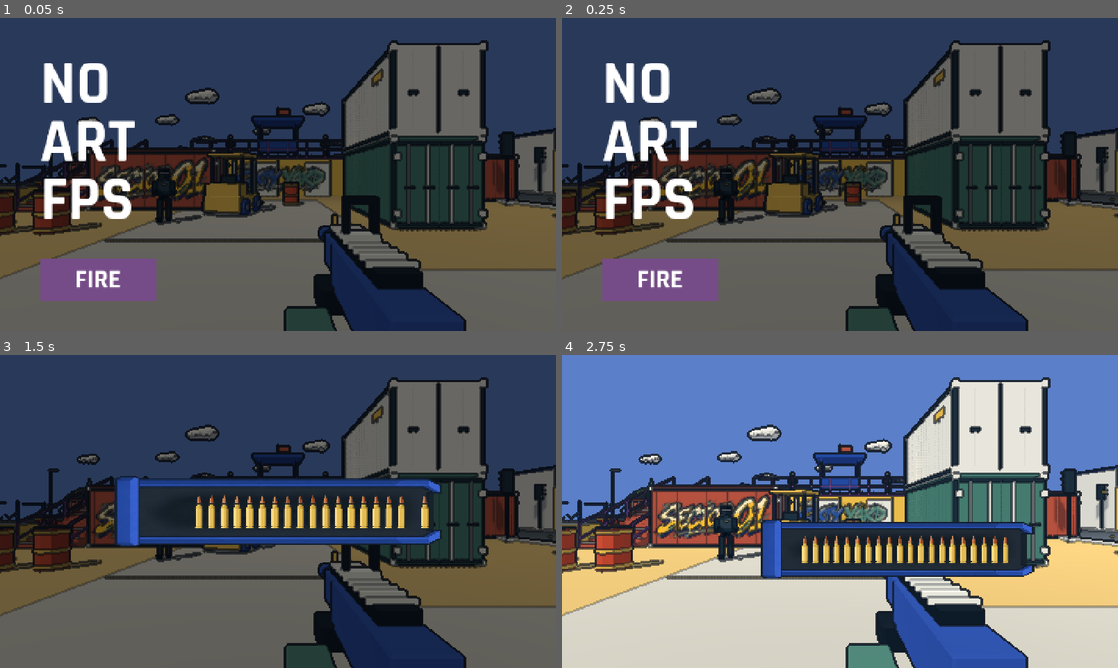
Above: before the commit, frames 1-4 (two rows, left to right).
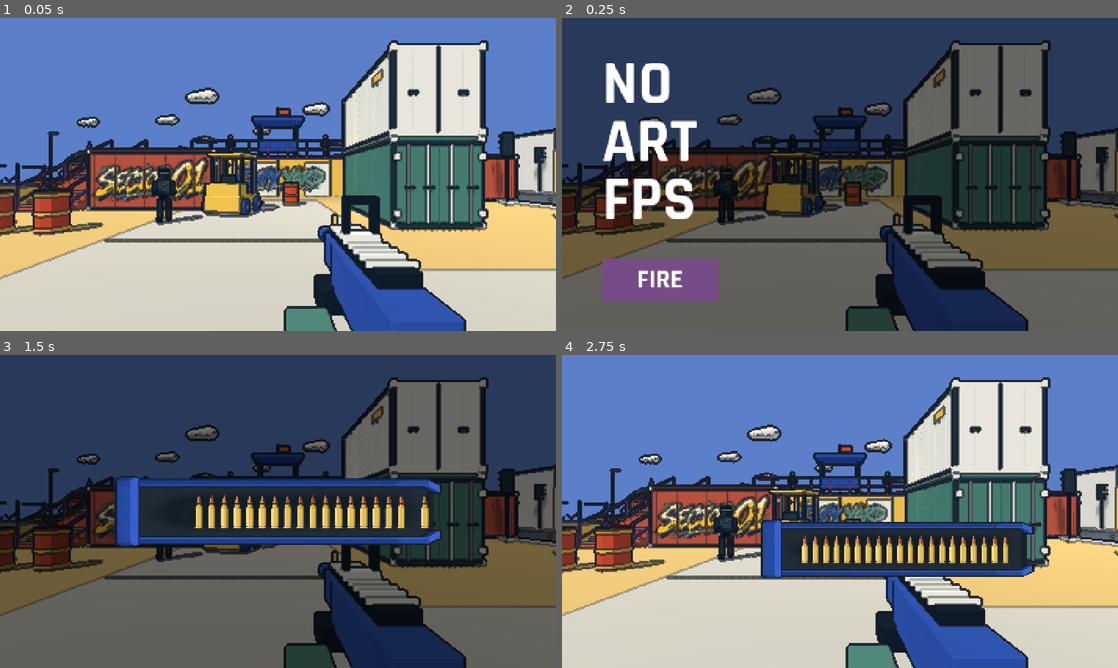
Above: after the commit, the same moments.

Repository: YicongCao/No-Art-FPS
Game: Godot game, scene res://scenes/main.tscn
Same seed, same stepped clock (60 frames per second), same inputs: the game is played once before the commit and once after it. Sound files missing from this copy of the repository are replaced by a short silence.
Inputs (mouse positions are in pixels of both pictures, inside the frame that each line leads up to):
- Up to frame 1 (0.05 s): no input
- Up to frame 2 (0.25 s): no input
- Up to frame 3 (1.5 s): click "FIRE" at 0.5 s; tap Enter (restart) at 1.25 s; move the mouse to (400, 495) at 1.27 s; press the mouse at (400, 495) at 1.28 s; hold D (right) from 1.28 s (still down)
- Up to frame 4 (2.75 s): tap Space (jump) at 1.52, 2.27 s; move the mouse to (728, 527) at 2.02 s; release D (right) at 2.03 s; release the mouse at (728, 527) at 2.03 s; hold S (back) from 2.03 s (still down); click (728, 527) at 2.1 s

The runs differ from the first frame. In frame 1, 95% of the frame differs, in the area x 0-100%, y 0-100%; in frame 2, 0.2%; in frame 3, 0.1%; in frame 4, 0.3%.

Commit message:
Batch destruction effects and reduce shadow rendering passes

Diff:
--- a/scripts/combat_fx.gd
+++ b/scripts/combat_fx.gd
@@ -1,64 +1,109 @@
 extends Node3D
 
+enum Shape { CHUNK, FLAME, BLOOM }
+
+static var meshes: Dictionary = {}
+static var paints: Dictionary = {}
+
 var game: Node
-var pieces: Array[Dictionary] = []
+var pieces: Dictionary = {}
+var batches: Dictionary = {}
 var age = 0.0
 var duration = 1.6
 var rng = RandomNumberGenerator.new()
 
 func chunk(at: Vector3, extent: Vector3, color: Color, velocity: Vector3, floor_y: float = .08) -> void:
-	var node = MeshInstance3D.new()
-	var box = BoxMesh.new()
-	box.size = extent
-	node.mesh = box
-	var material = StandardMaterial3D.new()
-	material.albedo_color = color
-	material.roughness = .9
-	node.material_override = material
-	add_child(node)
-	node.global_position = at
-	pieces.append({"node":node,"velocity":velocity,"spin":Vector3(rng.randf_range(-4,4),rng.randf_range(-4,4),rng.randf_range(-4,4)),"floor":floor_y,"fall":true})
+	var spin = Vector3(rng.randf_range(-4,4),rng.randf_range(-4,4),rng.randf_range(-4,4))
+	add_piece(Shape.CHUNK,at,extent,color,velocity,spin,floor_y)
 
 func flame(at: Vector3, extent: float, color: Color) -> void:
-	var node = MeshInstance3D.new()
-	var cone = CylinderMesh.new()
-	cone.top_radius = 0
-	cone.bottom_radius = extent*.5
-	cone.height = extent*1.7
-	cone.radial_segments = 5
-	node.mesh = cone
-	node.material_override = game.effect_material(color)
-	node.cast_shadow = GeometryInstance3D.SHADOW_CASTING_SETTING_OFF
-	add_child(node)
-	node.global_position = at
-	pieces.append({"node":node,"velocity":Vector3(0,.5,0),"spin":Vector3.ZERO,"floor":-99.0,"fall":false})
+	add_piece(Shape.FLAME,at,Vector3.ONE*extent,color,Vector3(0,.5,0))
 
 func bloom(at: Vector3, extent: float, color: Color) -> void:
-	var node = MeshInstance3D.new()
-	var sphere = SphereMesh.new()
-	sphere.radius = extent
-	sphere.height = extent*2
-	sphere.radial_segments = 8
-	sphere.rings = 3
-	node.mesh = sphere
-	node.material_override = game.effect_material(color)
-	node.cast_shadow = GeometryInstance3D.SHADOW_CASTING_SETTING_OFF
-	add_child(node)
-	node.global_position = at
-	pieces.append({"node":node,"velocity":Vector3(0,.65,0),"spin":Vector3.ZERO,"floor":-99.0,"fall":false})
+	add_piece(Shape.BLOOM,at,Vector3.ONE*extent,color,Vector3(0,.65,0))
+
+func add_piece(shape: Shape, at: Vector3, extent: Vector3, color: Color, velocity: Vector3, spin: Vector3 = Vector3.ZERO, floor_y: float = 0.0) -> void:
+	if not pieces.has(shape):pieces[shape] = []
+	pieces[shape].append({"at":to_local(at),"extent":extent,"color":color,"velocity":velocity,"spin":spin,"rotation":Vector3.ZERO,"floor":floor_y-global_position.y})
+
+static func mesh_for(shape: Shape) -> PrimitiveMesh:
+	if not meshes.has(shape):
+		match shape:
+			Shape.CHUNK:
+				meshes[shape] = BoxMesh.new()
+			Shape.FLAME:
+				var cone = CylinderMesh.new()
+				cone.top_radius = 0
+				cone.bottom_radius = .5
+				cone.height = 1.7
+				cone.radial_segments = 5
+				meshes[shape] = cone
+			Shape.BLOOM:
+				var sphere = SphereMesh.new()
+				sphere.radius = 1
+				sphere.height = 2
+				sphere.radial_segments = 8
+				sphere.rings = 3
+				meshes[shape] = sphere
+	return meshes[shape]
+
+static func paint_for(lit: bool) -> StandardMaterial3D:
+	if not paints.has(lit):
+		var paint = StandardMaterial3D.new()
+		paint.vertex_color_use_as_albedo = true
+		paint.vertex_color_is_srgb = true
+		paint.roughness = .9
+		if not lit:paint.shading_mode = BaseMaterial3D.SHADING_MODE_UNSHADED
+		paints[lit] = paint
+	return paints[lit]
+
+func show_pieces() -> void:
+	for shape in pieces:
+		var falling = shape==Shape.CHUNK
+		var instances: Array = pieces[shape]
+		var batch = MultiMesh.new()
+		batch.transform_format = MultiMesh.TRANSFORM_3D
+		batch.use_colors = true
+		batch.mesh = mesh_for(shape)
+		batch.instance_count = instances.size()
+		var bounds = AABB(instances[0].at,Vector3.ZERO)
+		var padding = 0.0
+		for i in range(instances.size()):
+			var piece = instances[i]
+			batch.set_instance_transform(i,Transform3D(Basis.from_scale(piece.extent),piece.at))
+			batch.set_instance_color(i,piece.color)
+			bounds = bounds.expand(piece.at)
+			if falling:bounds = bounds.expand(Vector3(piece.at.x,piece.floor,piece.at.z))
+			padding = maxf(padding,piece.extent.length()+piece.velocity.length()*duration)
+		# Keep the batch visible across its motion without rebuilding its bounds each tick.
+		batch.custom_aabb = bounds.grow(padding)
+		var visual = MultiMeshInstance3D.new()
+		visual.multimesh = batch
+		visual.material_override = paint_for(falling)
+		if not falling:visual.cast_shadow = GeometryInstance3D.SHADOW_CASTING_SETTING_OFF
+		add_child(visual)
+		batches[shape] = batch
 
 func _physics_process(delta: float) -> void:
 	if game.state!="RUNNING":return
 	age += delta
-	for piece in pieces:
-		var node = piece.node
-		if piece.fall:
-			piece.velocity.y -= 14*delta
-			node.position += piece.velocity*delta
-			node.rotation += piece.spin*delta
-			if node.global_position.y<piece.floor:
-				node.global_position.y = piece.floor
-				piece.velocity *= Vector3(.65,-.15,.65)
-		else:node.position += piece.velocity*delta
-		node.scale = Vector3.ONE*(1-smoothstep(duration*.55,duration,age))
-	if age>=duration:queue_free()
+	if age>=duration:
+		queue_free()
+		return
+	var scale = 1-smoothstep(duration*.55,duration,age)
+	for shape in batches:
+		var batch: MultiMesh = batches[shape]
+		var instances: Array = pieces[shape]
+		for i in range(instances.size()):
+			var piece = instances[i]
+			var basis = Basis.IDENTITY
+			if shape==Shape.CHUNK:
+				piece.velocity.y -= 14*delta
+				piece.at += piece.velocity*delta
+				piece.rotation += piece.spin*delta
+				if piece.at.y<piece.floor:
+					piece.at.y = piece.floor
+					piece.velocity *= Vector3(.65,-.15,.65)
+				basis = Basis.from_euler(piece.rotation)
+			else:piece.at += piece.velocity*delta
+			batch.set_instance_transform(i,Transform3D(basis.scaled_local(piece.extent*scale),piece.at))
--- a/scripts/game.gd
+++ b/scripts/game.gd
@@ -114,6 +114,8 @@
 	sun.light_color = Color("fff3d5")
 	sun.light_energy = .22
 	sun.shadow_enabled = true
+	sun.directional_shadow_mode = DirectionalLight3D.SHADOW_PARALLEL_2_SPLITS
+	sun.directional_shadow_split_1 = .24
 	sun.directional_shadow_max_distance = 65
 	add_child(sun)
 	arena = session.map_scene.instantiate()
@@ -242,8 +244,20 @@
 	for i in range(opening.size()):spawn_opening_actor(i)
 	arena.prepare_rooms()
 	opening_prepared = true
-	await get_tree().process_frame
-	await RenderingServer.frame_post_draw
+	# Submit the two instanced materials before the first DESTROY shot or collapse.
+	# The tiny batch is below the starting floor and removed before the title capture.
+	if rules.destroy_duration>0:
+		var warmup = CombatFX.new()
+		warmup.game = self
+		effects.add_child(warmup)
+		var at = player.camera.to_global(Vector3(0,-1.85,-4))
+		warmup.chunk(at,Vector3.ONE*.04,Color.WHITE,Vector3.ZERO)
+		warmup.flame(at,.04,Color.WHITE)
+		warmup.bloom(at,.04,Color.WHITE)
+		warmup.show_pieces()
+		await loading_frame()
+		warmup.free()
+	await loading_frame()
 	hud.set_title_frame(get_viewport().get_texture().get_image())
 	title_frame_ready = true
 	hud.show()
@@ -582,6 +596,7 @@
 		var offset = Vector3(cos(i*TAU/5),float(i%2)*.4,sin(i*TAU/5))*extent*.45
 		fx.bloom(center+offset,extent*(.7 if i%2==0 else .5),Color("ef7833") if i%2==0 else Color("f2d084"))
 	fx.bloom(center+Vector3.UP*extent*.6,extent*.65,Color("573e37"))
+	fx.show_pieces()
 
 func _notification(what: int) -> void:
 	if state=="LOADING" and not qa_mode:
@@ -985,6 +1000,7 @@
 	effects.add_child(fx)
 	fx.flame(at,extent,Color("ef7833"))
 	fx.flame(at+Vector3.UP*extent*.25,extent*.55,Color("fff1b7"))
+	fx.show_pieces()
 
 func collapse_effect(bounds: AABB, color: Color) -> void:
 	var fx = CombatFX.new()
@@ -1006,6 +1022,7 @@
 		var point = center+Vector3(cos(i*TAU/7)*bounds.size.x*.25,-bounds.size.y*.25,sin(i*TAU/7)*bounds.size.z*.25)
 		fx.flame(point,1.5,Color("ef7833"))
 		fx.flame(point+Vector3.UP*.4,.85,Color("ffe78e"))
+	fx.show_pieces()
 	if finale_active:finale_explosion(center,clampf(bounds.size.length()*.12,1.8,4),color)
 
 func spark(pos: Vector3, color: Color, radius: float, duration: float) -> void:
